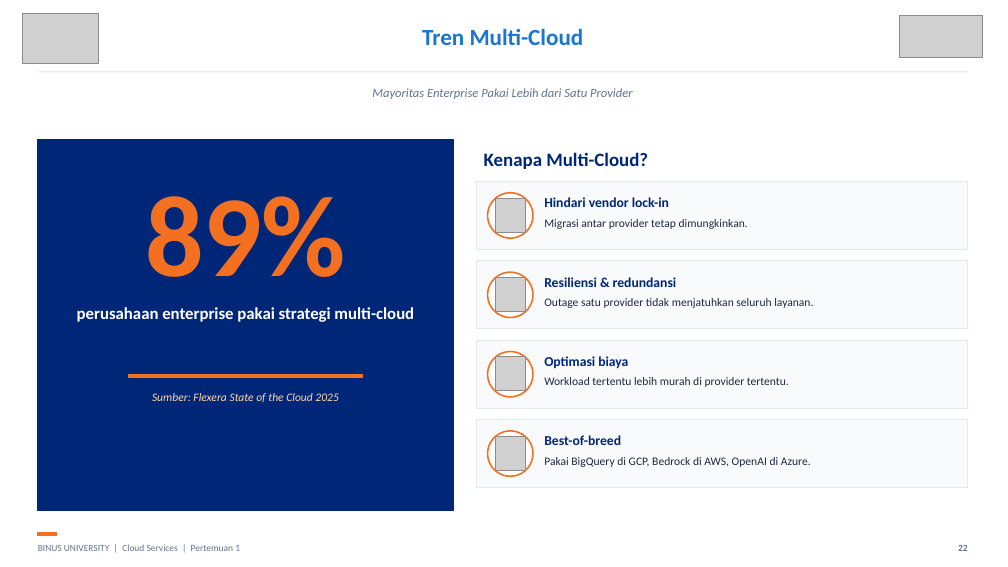
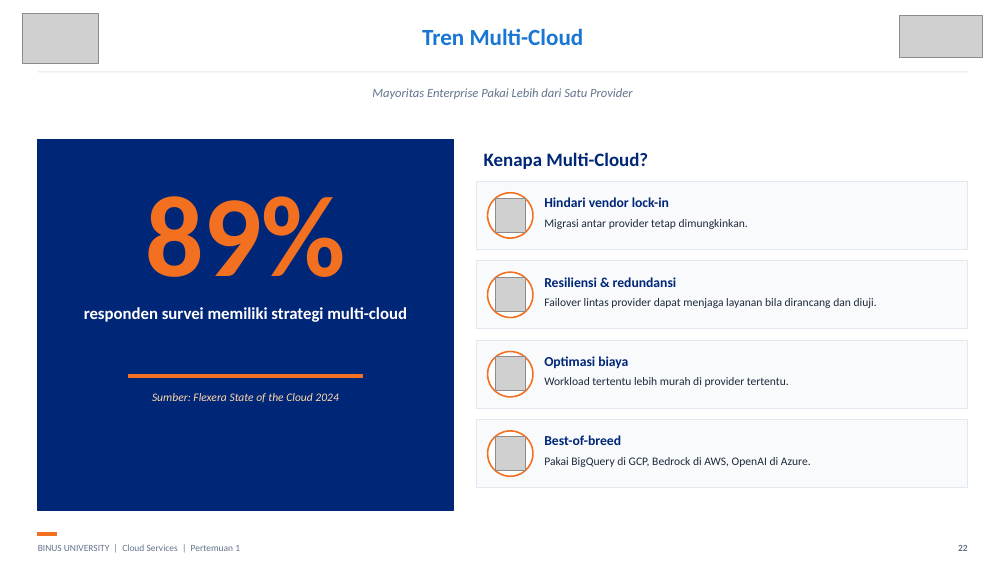
Before and after one commit to SeedFlora/meet1CloudService, a slide deck: slide 22 of slides/Teori_Pertemuan_01.pptx. Drawn at 1008x567 pixels with LibreOffice and Linux fonts; fonts in the diff are those of the drawing; grey boxes stand for pictures. Boxes give left, top, right and bottom in pixels: in the first picture for what was removed or moved away, otherwise in the second. Text is boxed around its words. In the diff, an @@ line names an element or a change of style, - is before the commit and + after.

```diff
--- a/slides/Teori_Pertemuan_01.pptx
+++ b/slides/Teori_Pertemuan_01.pptx
@@ text at [544,298,877,308]: text changed @@
-Outage satu provider tidak menjatuhkan seluruh layanan.
+Failover lintas provider dapat menjaga layanan bila dirancang dan diuji.
@@ text at [84,307,407,322]: text changed @@
-perusahaan enterprise pakai strategi multi-cloud
+responden survei memiliki strategi multi-cloud
@@ text at [152,393,338,403]: text changed @@
-Sumber: Flexera State of the Cloud 2025
+Sumber: Flexera State of the Cloud 2024
```
Also in this commit, not shown: 4 other slides changed.
